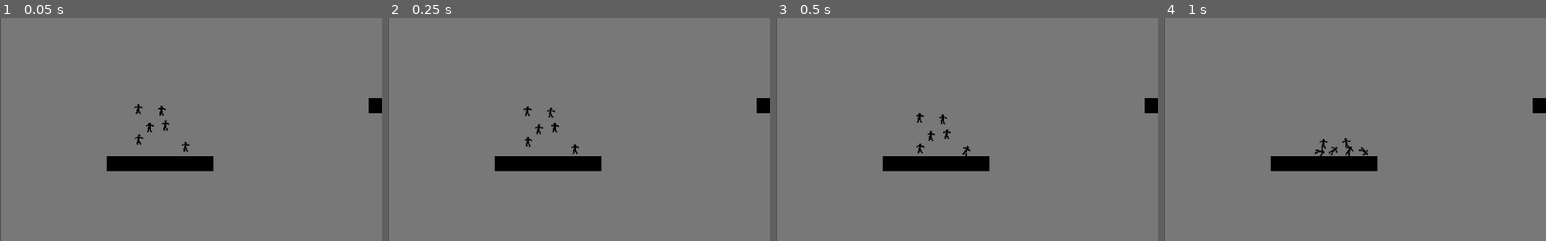
Above: before the commit, frames 1-4 (left to right).
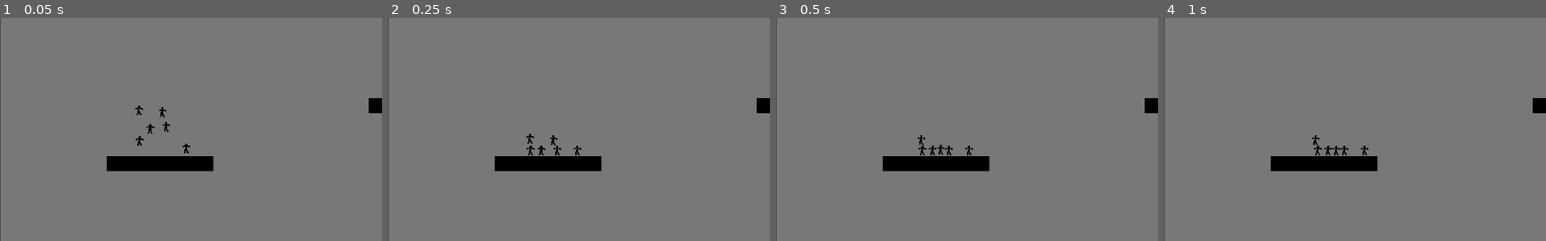
Above: after the commit, the same moments.

Repository: premieroctet/save-the-stickmans
Game: Godot game, scene res://Map1.tscn
Two runs of this game, one before a commit and one after it. Both use one fixed random seed, a clock stepped at 60 frames per second and the inputs below.
Inputs (mouse positions are % of the whole screen's width and height, from its top left):
- Up to frame 1 (0.05 s): no input
- Up to frame 2 (0.25 s): no input
- Up to frame 3 (0.5 s): no input
- Up to frame 4 (1 s): move the mouse to (72, 45) at 0.52 s; press the mouse at (72, 45) at 0.53 s
The pictures show only the part of the screen within x 0-50%, y 46-96%; the shares and areas given below are measured in that part.

The runs differ from the first frame. In frame 1, 0.3% of the frame differs, in the area x 35-50%, y 38-61%; in frame 2, 0.5%; in frame 3, 0.5%, in the area x 36-52%, y 42-62%; in frame 4, 0.5%.
Error after the commit: Invalid call. Nonexistent function 'add_point_to_line' in base 'Nil'. (res://Map1.gd:27)

Commit message:
WIP Refacto with line class

Diff:
--- /dev/null
+++ b/Line.gd
@@ -0,0 +1,37 @@
+extends Line2D
+
+var lineBody: StaticBody2D
+
+export (int) var lineTimeout = 2
+export (int) var lineWidth = 3
+
+# Create line body
+func _ready():
+	width = lineWidth
+	default_color = Color(0, 0, 0)
+
+	lineBody = StaticBody2D.new()
+	add_child(lineBody)
+
+func add_point_to_line(position):
+	add_point(position)
+
+	# Creates collision & shape for the lines (see https://godotengine.org/qa/67407/adding-collision-detection-to-line2d-collisionpolygon2d)
+	var n = points.size()
+	print(lineBody)
+	for i in range(n-1):
+		lineBody.add_child(create_segment(points[i], points[i+1]))
+
+	# Remove lines after a timeouts
+#	if Input.is_action_just_released("click"):
+#		yield(get_tree().create_timer(lineTimeout), "timeout")
+#		line.queue_free()
+
+# Create a 2 collision shape from 2 points
+func create_segment(p1 : Vector2, p2 : Vector2) -> CollisionShape2D:
+	var collision = CollisionShape2D.new()
+	collision.shape = SegmentShape2D.new()
+	collision.shape.a = p1
+	collision.shape.b = p2
+
+	return collision
--- a/Map1.gd
+++ b/Map1.gd
@@ -20,38 +20,8 @@
 	fpsLabel.set_text(str(Engine.get_frames_per_second()))
 
 func _input(_event: InputEvent) -> void:
-	if Input.is_action_just_pressed("click"):
-		line = create_line()
+#	if Input.is_action_just_pressed("click"):
+#		line = $Line.duplicate()
 
 	if Input.is_action_pressed("click"):
-		line.add_point(get_local_mouse_position())
-
-		# Creates collision & shape for the lines (see https://godotengine.org/qa/67407/adding-collision-detection-to-line2d-collisionpolygon2d)
-		var n = line.points.size()
-		for i in range(n-1):
-			lineBody.add_child(create_segment(line.points[i], line.points[i+1]))
-
-	# Remove lines after a timeouts
-#	if Input.is_action_just_released("click"):
-#		yield(get_tree().create_timer(lineTimeout), "timeout")
-#		line.queue_free()
-
-func create_line() -> Line2D:
-	var line = Line2D.new()
-	line.width = lineWidth
-	line.default_color = Color(0, 0, 0)
-
-	lineBody= StaticBody2D.new()
-	line.add_child(lineBody)
-	add_child(line)
-
-	return line
-
-# Create a 2 collision shape from 2 points
-func create_segment(p1 : Vector2, p2 : Vector2) -> CollisionShape2D:
-	var collision = CollisionShape2D.new()
-	collision.shape = SegmentShape2D.new()
-	collision.shape.a = p1
-	collision.shape.b = p2
-
-	return collision
+		line.add_point_to_line(get_local_mouse_position())
--- a/Map1.tscn
+++ b/Map1.tscn
@@ -1,7 +1,8 @@
-[gd_scene load_steps=4 format=2]
+[gd_scene load_steps=5 format=2]
 
 [ext_resource path="res://Stickman.tscn" type="PackedScene" id=1]
 [ext_resource path="res://Map1.gd" type="Script" id=2]
+[ext_resource path="res://Line.gd" type="Script" id=3]
 
 [sub_resource type="RectangleShape2D" id=1]
 extents = Vector2( 71.7759, 10 )
@@ -82,3 +83,6 @@
 __meta__ = {
 "_edit_use_anchors_": false
 }
+
+[node name="Line" type="Line2D" parent="."]
+script = ExtResource( 3 )
--- a/Stickman.gd
+++ b/Stickman.gd
@@ -1,8 +1,11 @@
-extends RigidBody2D
+extends KinematicBody2D
 
-export (int) var speed = 1
+export (int) var speed = 20
+export (int) var gravity = 1200
 
-func _physics_process(_delta):
-	apply_central_impulse(Vector2(speed, 0))
+var velocity = Vector2()
 
-	# TODO Implement proper control input
+func _physics_process(delta):
+	velocity.y += gravity * delta
+	velocity.x = speed;
+	velocity = move_and_slide(velocity)
--- a/Stickman.tscn
+++ b/Stickman.tscn
@@ -1,14 +1,18 @@
-[gd_scene load_steps=2 format=2]
+[gd_scene load_steps=3 format=2]
 
 [ext_resource path="res://Stickman.gd" type="Script" id=1]
 
-[node name="Node2D" type="RigidBody2D"]
+[sub_resource type="CapsuleShape2D" id=1]
+radius = 5.27703
+height = 3.5128
+
+[node name="Node2D" type="KinematicBody2D"]
 script = ExtResource( 1 )
 
-[node name="CollisionPolygon2D" type="CollisionPolygon2D" parent="."]
+[node name="CollisionShape2D" type="CollisionShape2D" parent="."]
+shape = SubResource( 1 )
+
+[node name="Polygon2D" type="Polygon2D" parent="CollisionShape2D"]
 position = Vector2( 0, 0.0262785 )
-polygon = PoolVector2Array( -3.53085, 6.28643, -1.7965, 6.62804, -0.719105, 2.29217, 1.14664, 6.83827, 3.03865, 6.12876, 0.621075, 1.76661, 0.67363, -2.43787, 4.82556, -0.913748, 5.16717, -2.91088, 0.699907, -4.1985, 1.25175, -6.69491, -2.033, -6.74747, -1.34978, -4.435, -5.44915, -3.01599, -5.34404, -1.30792, -1.48117, -2.72693, -2.71623, 0.951991, -3.63596, 6.0762 )
-
-[node name="Polygon2D" type="Polygon2D" parent="CollisionPolygon2D"]
 color = Color( 0, 0, 0, 1 )
 polygon = PoolVector2Array( -3.60969, 6.20759, -2.71623, 1.00455, -1.50744, -2.72693, -5.34404, -1.36047, -5.39659, -3. …(236 unchanged characters)…
